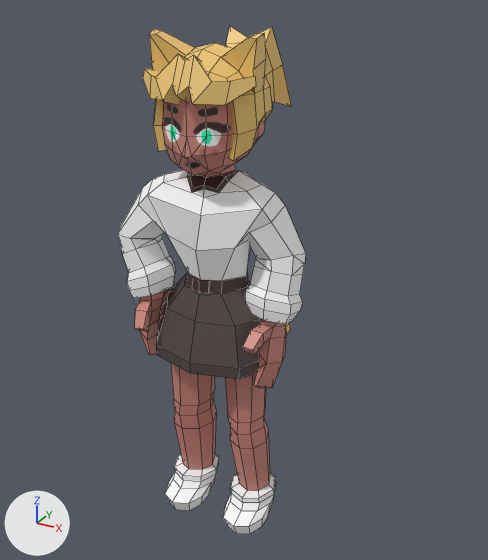
The OBJ model Resources/Models/alexandra/untitled_back.obj: old version first, new version second.
The view is the same before and after, from a 50 mm camera at (1.51, -2.48, 2.51) aimed at (0.01, 0.26, 1.14). Lighting does not change. The marker at lower left points along +X, +Y and +Z. Mesh edges are drawn as thin lines. Where no turn or scale is listed for an object, it has been applied to the vertices.

Names of what the first picture shows: 'Body'.
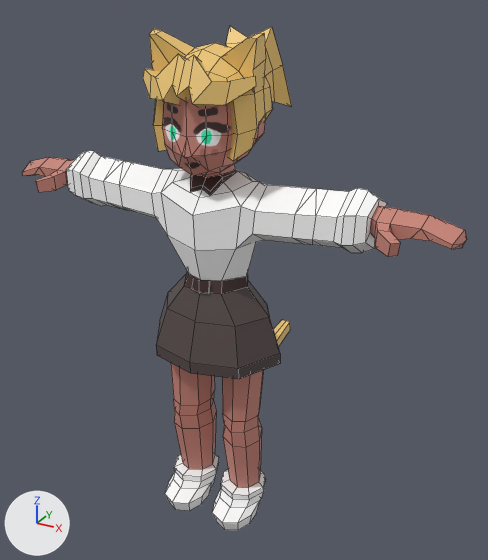
The edits, one by one:
me_body is used by ob_body; location (0.0, 0.0, 0.0).
me_body had 738 vertices, 716 faces and spanned x -0.49..0.4, y -0.28..0.79, z -0.04..2.34.
me_body now has 738 vertices, 716 faces and spans x -1.1..1.09, y -0.28..0.79, z -0.03..2.34.
me_body part 1: 289 of 738 vertices moved; they spanned x -0.49..0.4, y -0.27..0.19, z -0.04..1.76 and now span x -1.1..1.09, y -0.23..0.17, z -0.03..1.78; mean shift (0.0, 0.01, 0.3); largest move (0.29, -0.05, 0.77) -> (1.09, -0.01, 1.64).
me_body part 2: edges marked sharp go from 1386 to 1347.

Changed parts and their boxes (x1, y1, x2, y2) in the pictures (488 x 560 px; the box of a moved part takes in the faces that stretch with it):
'Body', reshaped, shading changed (135% wider): before (117, 26, 306, 534); after (22, 26, 467, 530)
part 1 of me_body, moved or reshaped: before (117, 169, 306, 534); after (22, 151, 467, 530)
part 2 of me_body, shading changed: (143, 26, 291, 511) in both
